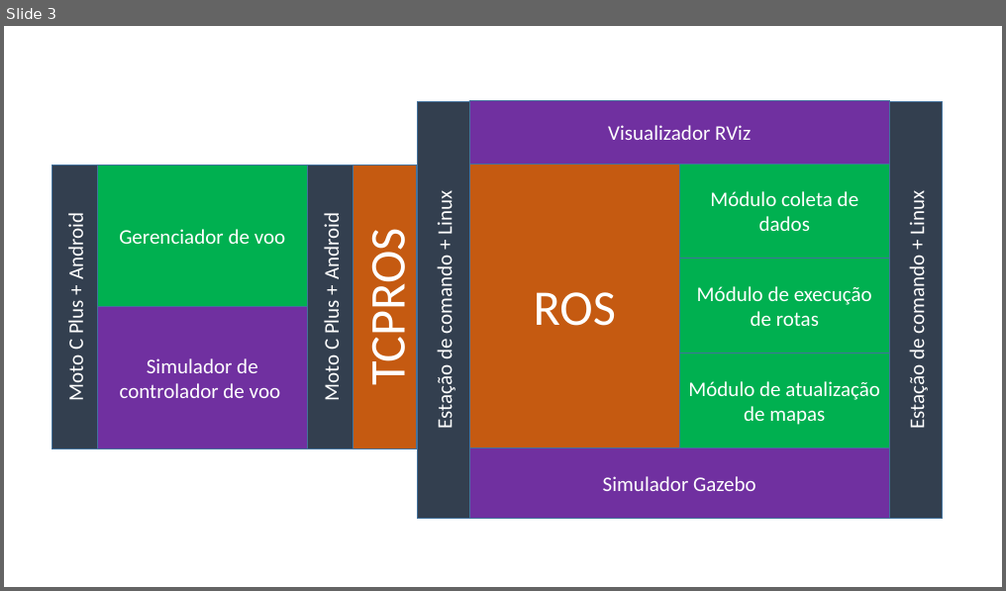
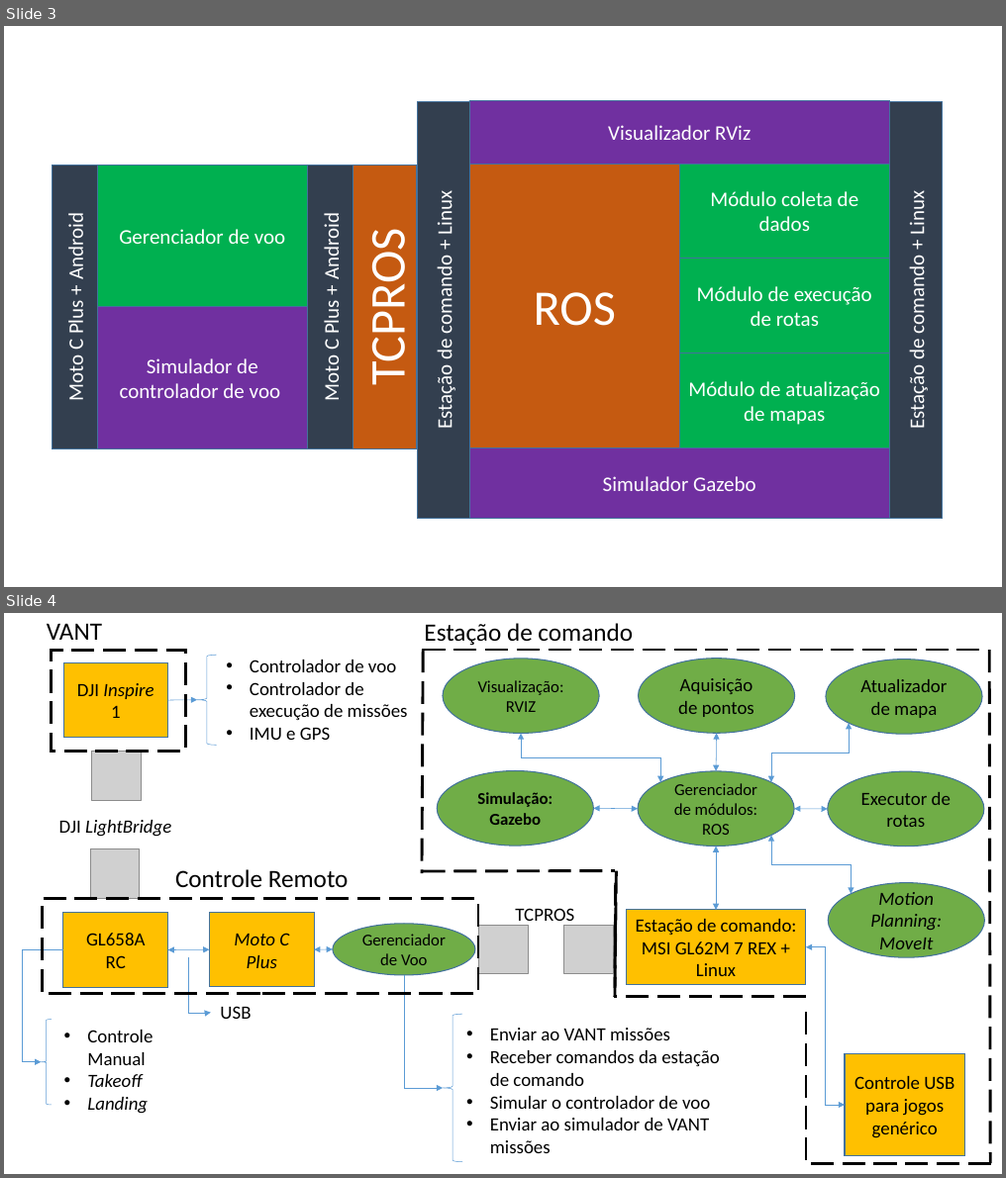
Before and after one commit to matheuskraemer/pfc, a slide deck: doc/diagramas/conceitual/Conceitual.pptx. Shown one above the other, each under a label of ours: slide 3 before the commit, slides 3 and 4 after it. The pictures are 1006x591 and 1006x1178 pixels, drawn with LibreOffice and Linux fonts; fonts in the diff are those of the drawing; grey boxes stand for pictures. Boxes give left, top, right and bottom in pixels: in the first picture for what was removed or moved away, otherwise in the second. Text is boxed around its words. In the diff, an @@ line names an element or a change of style, - is before the commit and + after.

```diff
--- a/doc/diagramas/conceitual/Conceitual.pptx
+++ b/doc/diagramas/conceitual/Conceitual.pptx
@@ slide 4 added at <box>4,613,1002,1174</box>, background #FFFFFF @@
@@ group added at <box>23,623,991,1164</box>: 9 texts, 9 lines, 8 ellipses, 7 rectangles, 6 double arrows, 4 pictures, 4 elbow double arrows, 3 left braces, 3 elbow arrows, 1 arrow @@
+DJI Inspire 1
+GL658A
+RC
+Gerenciador de Voo
+Estação de comando:
+MSI GL62M 7 REX + Linux
+• Controlador de voo
+• Controlador de execução de missões
+• IMU e GPS
+DJI LightBridge
+• Controle Manual
+• Takeoff
+• Landing
+• Enviar ao VANT missões
+• Receber comandos da estação de comando
+• Simular o controlador de voo
+• Enviar ao simulador de VANT missões
+Gerenciador de módulos: ROS
+Atualizador de mapa
+Aquisição de pontos
+Executor de rotas
+TCPROS
+Motion Planning: MoveIt
+Visualização:
+RVIZ
+Simulação: Gazebo
+Moto C Plus
+USB
+Controle USB para jogos genérico
+VANT
+Controle Remoto
+Estação de comando
```
Also in this commit, not shown: 1 other slide added, 1 other file.
